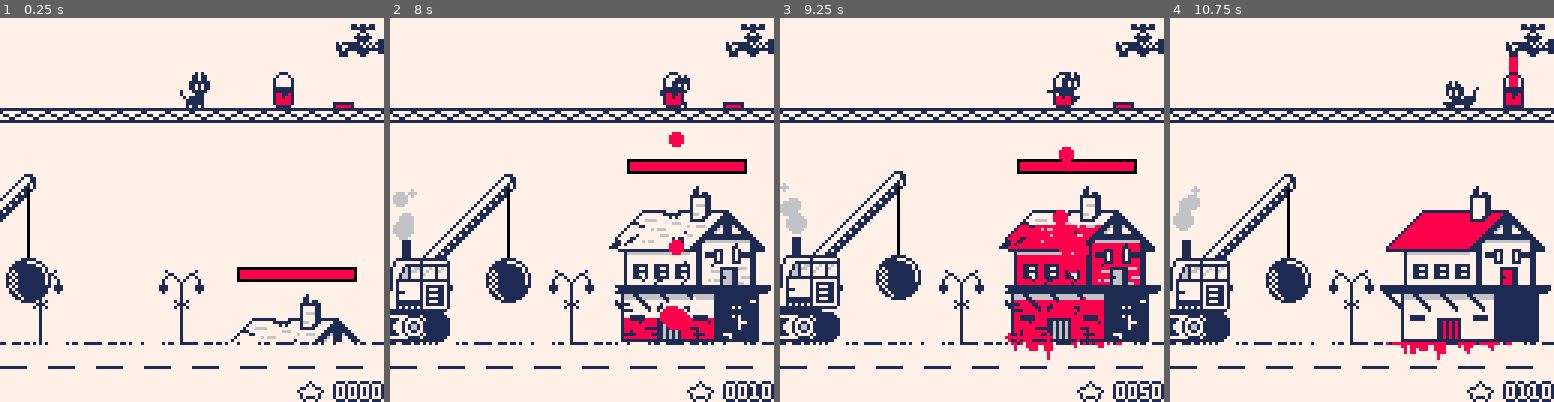
Above: before the commit, frames 1-4 (left to right).
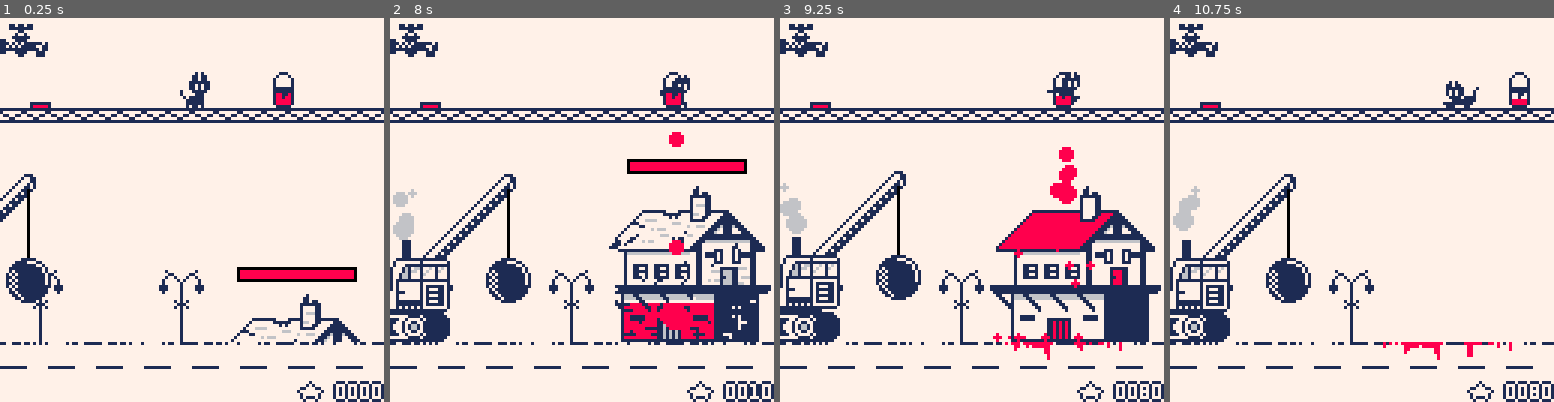
Above: after the commit, the same moments.

Repository: Arche-san/retrocat
Game: PICO-8 cartridge retrocat.p8
Two runs of this game, one before a commit and one after it. Both use one fixed random seed, a clock stepped at 60 frames per second and the inputs below.
Inputs:
- Up to frame 1 (0.25 s): no input
- Up to frame 2 (8 s): tap X (X key) at 0.33, 1.07, 1.85, 2.97, 4.08, 5.2, 6.32, 7.43 s; tap O (Z key) at 0.7, 1.7, 2.1, 2.5, 2.9, 3.3, 3.7, 4.1, 4.5, 4.9, 5.3, 5.7, 6.1, 6.5, 6.9, 7.3, 7.7 s; hold Right 1.6-2.1 s; hold Right 2.47-3.03 s; hold Left 3.08-3.58 s; hold Right 4.02-4.68 s; hold Left 5.08-5.68 s; hold Right 6.08-6.58 s; hold Right 6.63-7.13 s; hold Right from 7.5 s (still down)
- Up to frame 3 (9.25 s): release Right at 8.07 s; tap O (Z key) at 8.1, 8.5, 8.9 s; hold Left 8.12-8.62 s; tap X (X key) at 8.55 s; hold Right from 9.05 s (still down)
- Up to frame 4 (10.75 s): tap O (Z key) every 0.4 s from 9.3 to 10.5 s; tap X (X key) at 9.67 s; release Right at 9.72 s; hold Left 10.12-10.72 s

The runs differ from the first frame. In frame 1, 1.2% of the frame differs, in the area x 0-100%, y 1-24%; in frame 2, 1.7%; in frame 3, 8.0%; in frame 4, 10%, in the area x 0-100%, y 1-99%.

Commit message:
invert painttap position

Diff:
--- a/retrocat.p8
+++ b/retrocat.p8
@@ -25,7 +25,7 @@
 bucket_shake_nbbullets_min = 1
 bucket_shake_nbbullets_max = 3
 bucket_paint_capacity_max = 10
-bucket_refill_position = 115
+bucket_refill_position = 14
 bucket_refill_period = 8
 bucket_refill_value = 1
 
@@ -45,7 +45,7 @@
 building_life_max = 100
 building_complete_hide = 60
 building_complete_duration = 180
-building_paint_surface_bonus = 15
+building_paint_surface_bonus = 25
 building_blink_frame = 0
 
 score_bonus_building_paint = 10
@@ -53,8 +53,8 @@
 score_bonus_building_completed = 50
 
 difficulty_building_step = 3
-difficulty_factor_paintsurface = 0.6
-difficulty_factor_demolisher_idletime = 0.1
+difficulty_factor_paintsurface = 0.3
+difficulty_factor_demolisher_idletime = 0.2
 
 debug_collisions = false
 
@@ -85,7 +85,7 @@
  particles = {}
  gr_paint = {}
  paintbullets_arr = {}
- building_paint_surface_bonus = 35
+ building_paint_surface_bonus = 25
  _init()
 end
 
@@ -929,8 +929,8 @@
   if(b.state_time >= bucket_shake_time) b.state = 0
  end
 
- if(b.x > bucket_refill_position) b.x = bucket_refill_position
- if(b.x < 4) b.x = 4
+ if(b.x < bucket_refill_position) b.x = bucket_refill_position
+ if(b.x > 124) b.x = 124
 end
 
 function bucket_draw(b)
@@ -987,7 +987,7 @@
 end
 
 function is_bucket_in_refill_position()
- return bucket.x >= bucket_refill_position
+ return bucket.x <= bucket_refill_position
 end
 
 -- paint bullet
@@ -1030,7 +1030,7 @@
 -- paint tap
 function painttap_init()
  return {
-  x = 128,
+  x = 0,
   y = -3,
   opened = false,
  }
@@ -1046,10 +1046,10 @@
 
 function painttap_draw(p)
  if p.opened then
-  rectfill(p.x-15, p.y+15, p.x-13, p.y+25,8)
+  rectfill(p.x+12, p.y+13, p.x+14, p.y+25,8)
   if(bucket.paint_capacity ==
      bucket_paint_capacity_max) then
-   add_particle(p.x-15,p.y+25,
+   add_particle(p.x+13,p.y+25,
    rnd(0.6)-0.3,rnd(0.2)-0.6,
    1,8,0.1,30,20,1)
   end
@@ -1065,7 +1065,7 @@
   end
   rectfill(trigger_xmin, trigger_ymin, trigger_xmax, trigger_ymax, 8)
   rect(trigger_xmin-1, trigger_ymin, trigger_xmax+1, trigger_ymax -1, 1)
-  spr(46, p.x-16, p.y, 2, 2)
+  spr(46, p.x, p.y, 2, 2, true)
 end
 
 function painttap_open(p)
